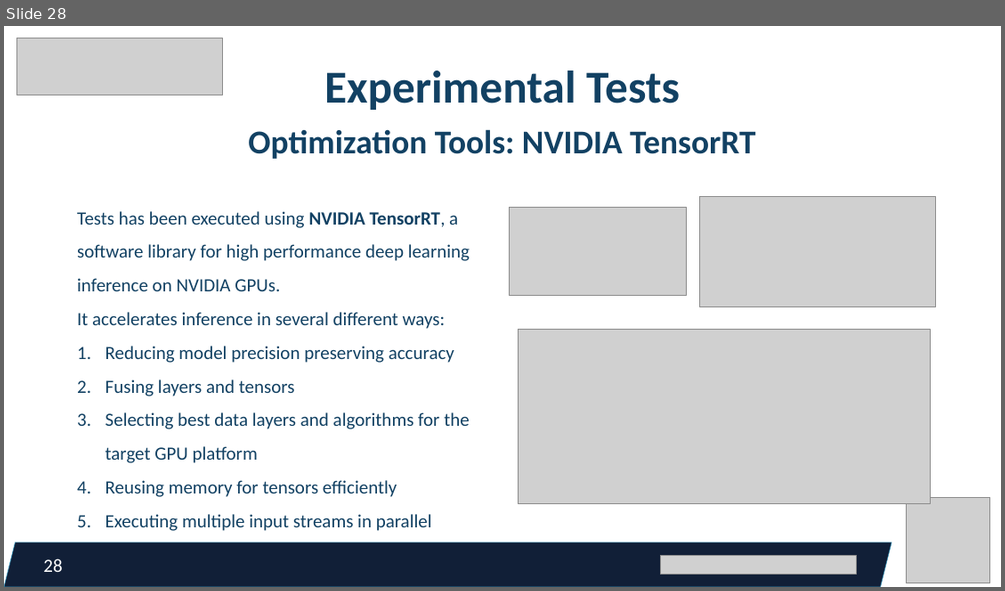
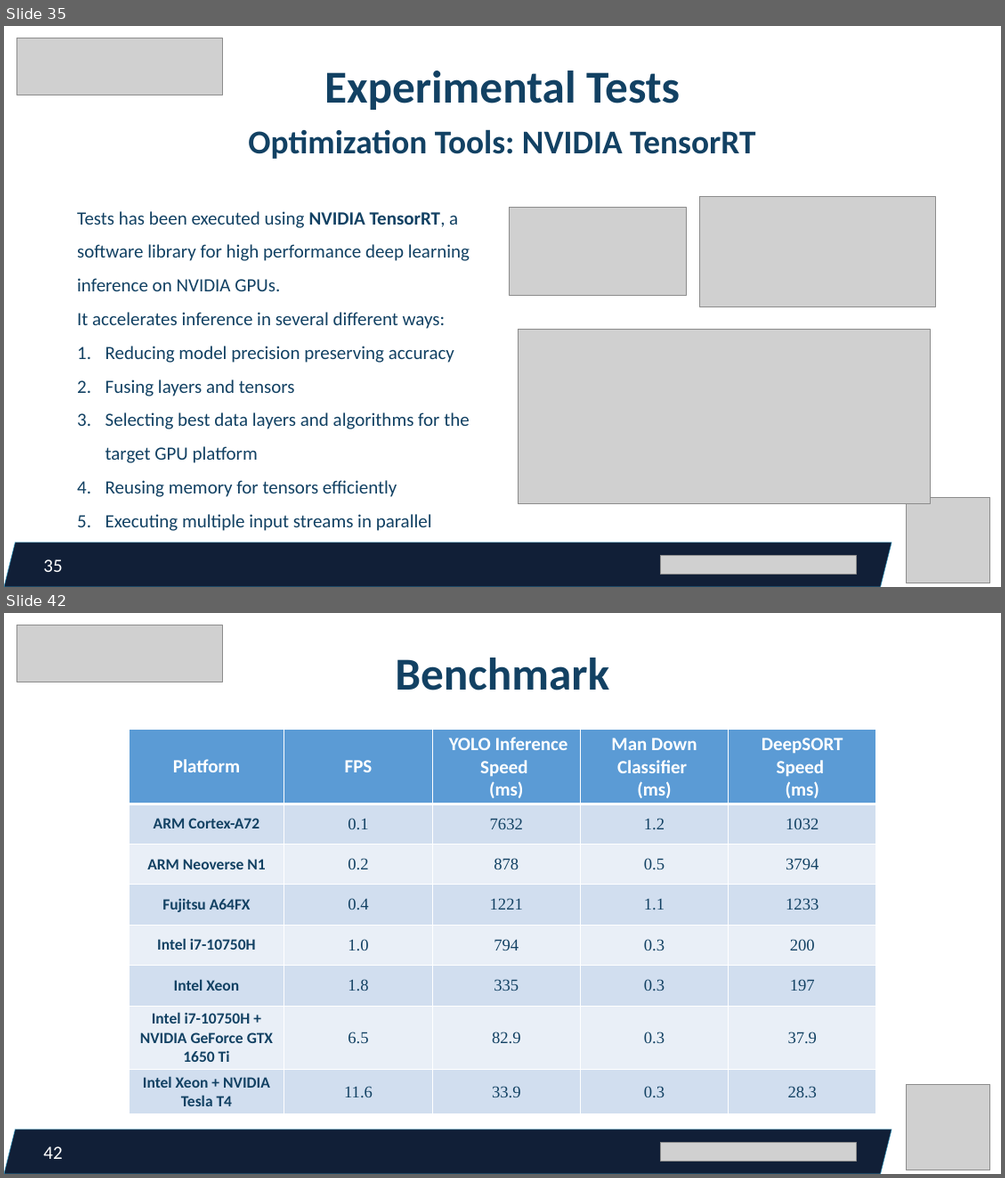
Before and after one commit to federicorossifr/eupilot-cini-mandown, a slide deck: pp_12_01_23.pptx. Shown one above the other, each under a label of ours: slide 28 before the commit, slides 35 and 42 after it; the slides between them are not shown. The pictures are 1005x591 and 1005x1178 pixels, drawn with LibreOffice and Linux fonts; fonts in the diff are those of the drawing; grey boxes stand for pictures. Boxes give left, top, right and bottom in pixels: in the first picture for what was removed or moved away, otherwise in the second. Text is boxed around its words. In the diff, an @@ line names an element or a change of style, - is before the commit and + after.

```diff
--- a/pp_12_01_23.pptx
+++ b/pp_12_01_23.pptx
@@ slide 42 added at [4,613,1001,1174], background #FFFFFF @@
@@ picture added at [16,625,223,682] @@
@@ text added at [395,657,609,690], 44 pt, text #124163, bold @@
+Benchmark
@@ table added at [129,729,877,1114], 8 rows, 5 columns @@
+Platform | FPS | YOLO Inference Speed / (ms) | Man Down Classifier / (ms) | DeepSORT Speed / (ms)
+ARM Cortex-A72 | 0.1 | 7632 | 1.2 | 1032
+ARM Neoverse N1 | 0.2 | 878 | 0.5 | 3794
+Fujitsu A64FX | 0.4 | 1221 | 1.1 | 1233
+Intel i7-10750H | 1.0 | 794 | 0.3 | 200
+Intel Xeon | 1.8 | 335 | 0.3 | 197
+Intel i7-10750H + NVIDIA GeForce GTX 1650 Ti | 6.5 | 82.9 | 0.3 | 37.9
+Intel Xeon + NVIDIA Tesla T4 | 11.6 | 33.9 | 0.3 | 28.3
@@ picture added at [906,1084,989,1170] @@
@@ parallelogram added at [4,1129,891,1174], fill #111F37, outline #3494BA 0.5 pt @@
@@ page number added at [43,1146,62,1159], 18 pt, text #FFFFFF @@
+42
@@ picture added at [661,1143,857,1160] @@
@@ what was slide 28 is now slide 35 @@
@@ page number at [43,559,62,572]: text changed @@
-28
+35
```
Also in this commit, not shown: 11 slides changed, 8 other slides added.
